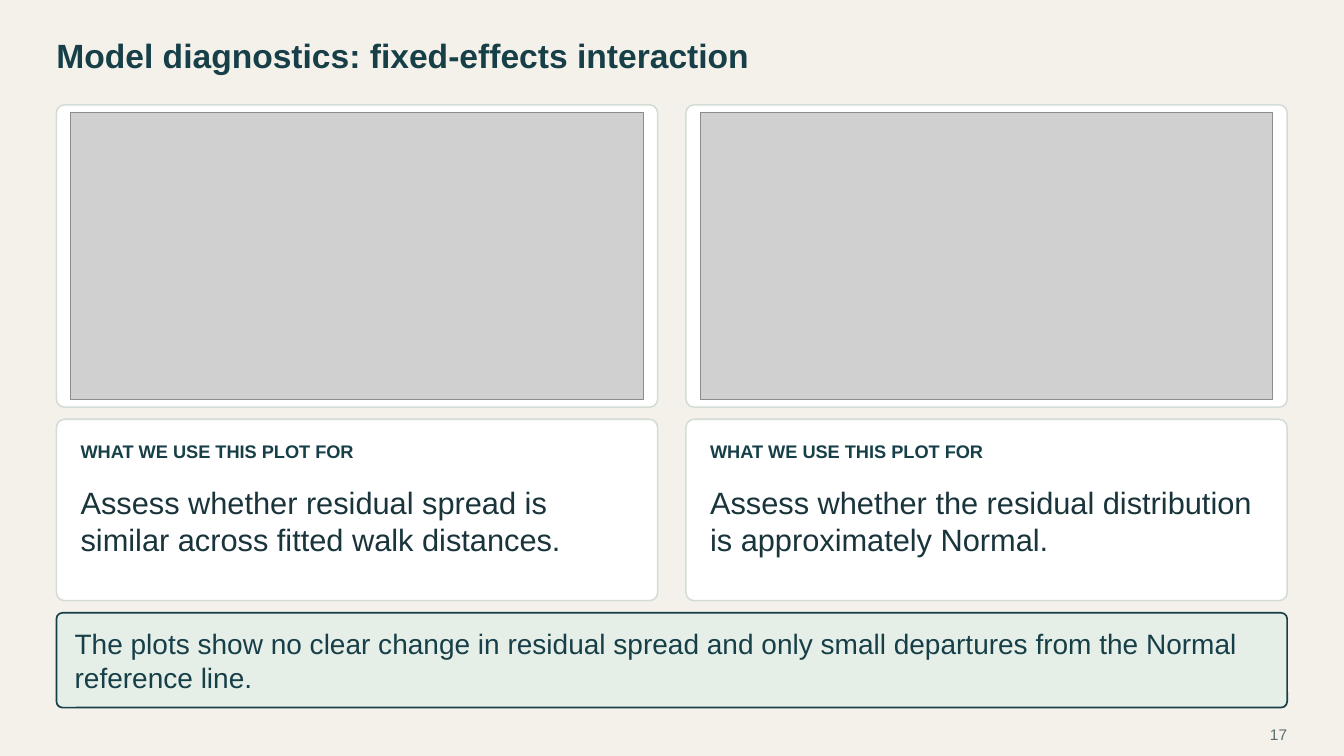
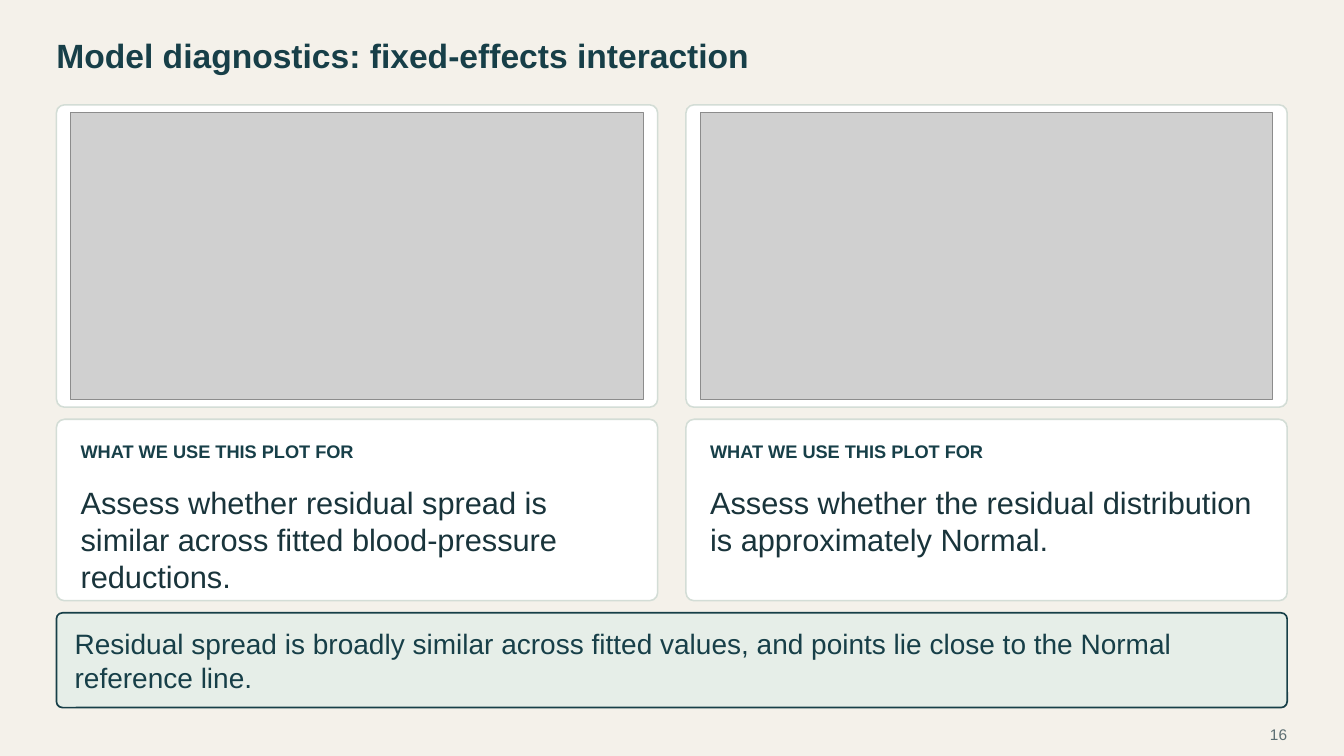
Before and after one commit to Postmus/BeyondMLR, a slide deck: slide 16 of lectures_2627/week2/Beyond_MLR_Week_2.pptx (slide 17 before the commit). Drawn at 1344x756 pixels with LibreOffice and Linux fonts; fonts in the diff are those of the drawing; grey boxes stand for pictures. Boxes give left, top, right and bottom in pixels: in the first picture for what was removed or moved away, otherwise in the second. Text is boxed around its words. In the diff, an @@ line names an element or a change of style, - is before the commit and + after.

```diff
--- a/lectures_2627/week2/Beyond_MLR_Week_2.pptx
+++ b/lectures_2627/week2/Beyond_MLR_Week_2.pptx
@@ text at <box>81,491,557,589</box>: text changed @@
-Assess whether residual spread is similar across fitted walk distances.
+Assess whether residual spread is similar across fitted blood-pressure reductions.
@@ text at <box>75,633,1171,689</box>: text changed @@
-The plots show no clear change in residual spread and only small departures from the Normal reference line.
+Residual spread is broadly similar across fitted values, and points lie close to the Normal reference line.
@@ page number at <box>1270,729,1287,740</box>: text changed @@
-17
+16
```
Also in this commit, not shown: 15 other slides changed, 3 slides added, 4 slides removed, 49 other files.
